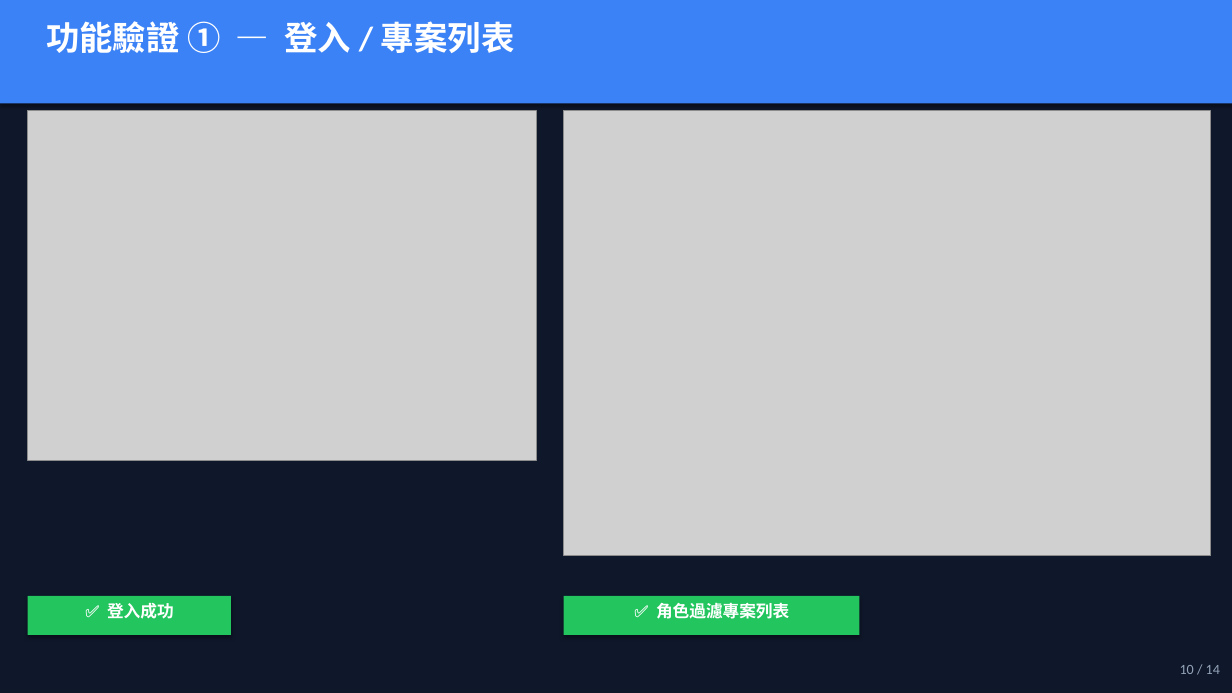
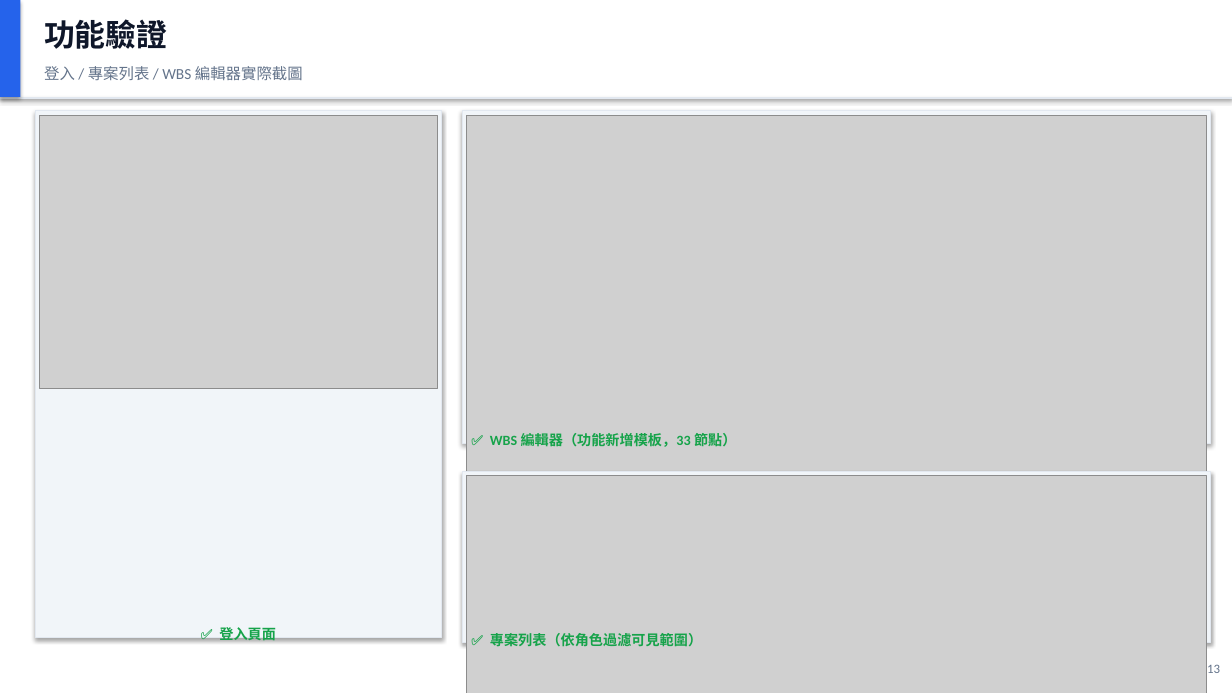
Before and after one commit to LinGaOscar/Spring-WbsScaff, a slide deck: slide 9 of docs/presentation.pptx (slide 10 before the commit). Drawn at 1232x693 pixels with LibreOffice and Linux fonts; fonts in the diff are those of the drawing; grey boxes stand for pictures. Boxes give left, top, right and bottom in pixels: in the first picture for what was removed or moved away, otherwise in the second. Text is boxed around its words. In the diff, an @@ line names an element or a change of style, - is before the commit and + after.

```diff
--- a/docs/presentation.pptx
+++ b/docs/presentation.pptx
@@ rectangle at (0, 0, 1232, 693): fill #0F172A to #FFFFFF @@
@@ rectangle: place and size @@
-rectangle at (0, 0, 1232, 104)
+rectangle at (0, 0, 1232, 97)
@@ rectangle at (0, 0, 1232, 97): fill #3B82F6 to #FFFFFF @@
@@ rectangle added at (0, 0, 20, 97), fill #2563EB @@
@@ text at (44, 19, 167, 49): text changed; size 26 to 24 pt; text colour #FFFFFF to #0F172A @@
-功能驗證 ① — 登入 / 專案列表
+功能驗證
@@ text added at (44, 66, 303, 80), 12 pt, text #64748B @@
+登入 / 專案列表 / WBS 編輯器實際截圖
@@ rectangle added at (0, 97, 1232, 99), fill #E2E8F0 @@
@@ rectangle added at (35, 111, 442, 638), fill #F1F5F9, outline #E2E8F0 0.75 pt @@
@@ picture: place and size @@
-picture at (28, 111, 536, 460)
+picture at (40, 116, 437, 389)
@@ rectangle added at (462, 111, 1211, 444), fill #F1F5F9, outline #E2E8F0 0.75 pt @@
@@ picture added at (467, 116, 1206, 624) @@
@@ text added at (490, 433, 736, 447), 11 pt, text #16A34A, bold @@
+✅ WBS 編輯器（功能新增模板，33 節點）
@@ rectangle added at (462, 471, 1211, 642), fill #F1F5F9, outline #E2E8F0 0.75 pt @@
@@ picture: place and size @@
-picture at (564, 111, 1211, 555)
+picture at (467, 476, 1206, 693)
@@ rectangle removed at (28, 596, 231, 635) @@
@@ rectangle removed at (564, 596, 860, 635) @@
@@ text at (219, 625, 276, 641): text changed; size 13 to 11 pt; text colour #FFFFFF to #16A34A @@
-✅ 登入成功
+✅ 登入頁面
@@ text removed at (656, 603, 789, 619) @@
-✅ 角色過濾專案列表
@@ text added at (490, 633, 702, 647), 11 pt, text #16A34A, bold @@
+✅ 專案列表（依角色過濾可見範圍）
@@ text at (1207, 665, 1220, 673): text changed; size 11 to 10 pt; text colour #94A3B8 to #64748B @@
-10 / 14
+9 / 13
```
Also in this commit, not shown: 6 other slides changed, 6 slides added, 7 slides removed, 1 other file.
